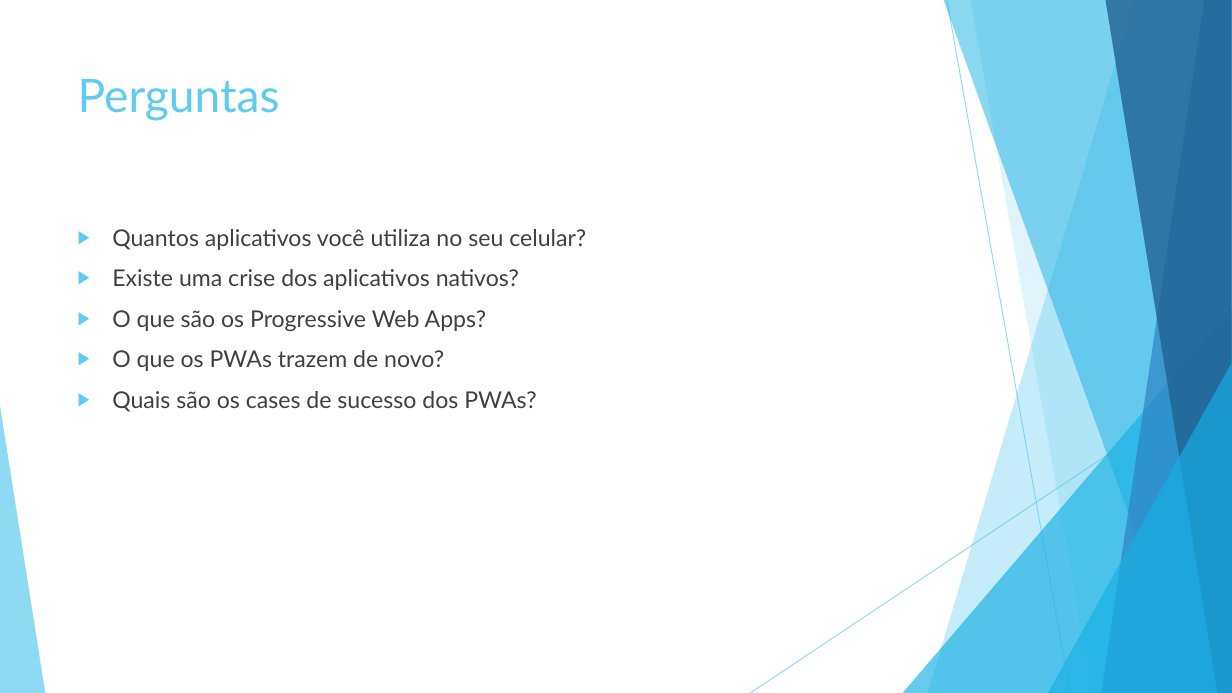
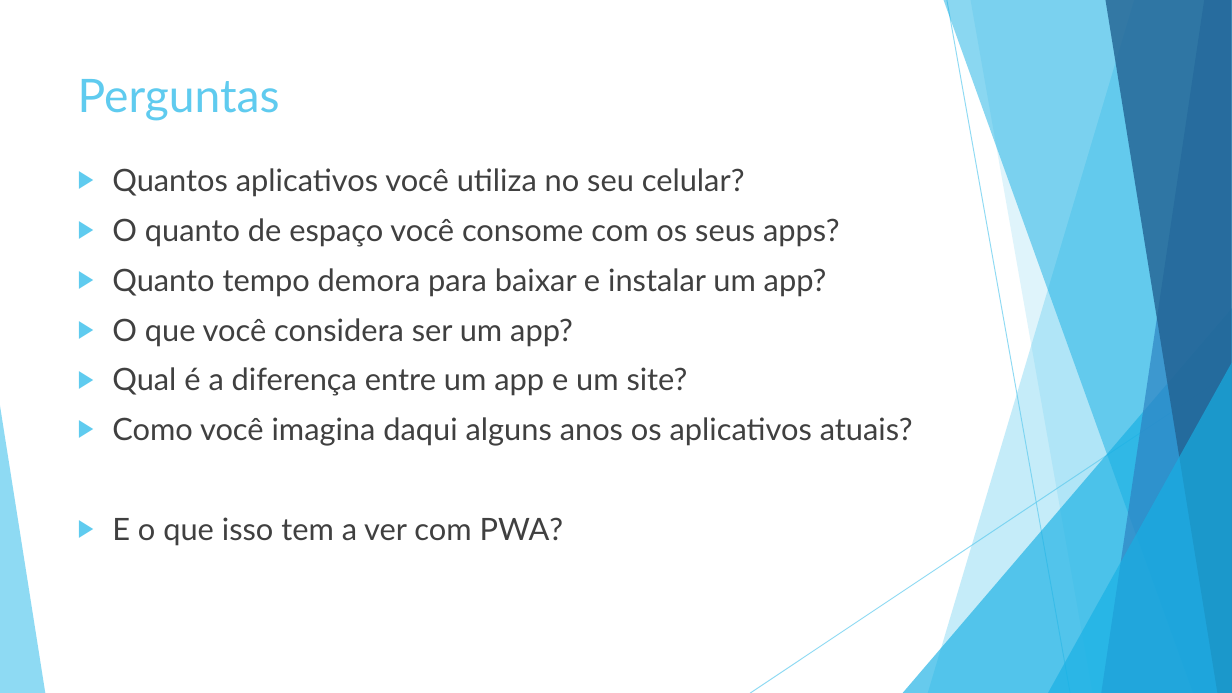
Before and after one commit to juninmd/apresentacao-pwa, a slide deck: slide 3 of apresentacao.pptx (slide 4 before the commit). Drawn at 1232x693 pixels with LibreOffice and Linux fonts; fonts in the diff are those of the drawing. Boxes give left, top, right and bottom in pixels: in the first picture for what was removed or moved away, otherwise in the second. Text is boxed around its words. In the diff, an @@ line names an element or a change of style, - is before the commit and + after.

```diff
--- a/apresentacao.pptx
+++ b/apresentacao.pptx
@@ text "Quantos aplicativos você utiliza no ...": place and size @@
-text "Quantos aplicativos você utiliza no ..." at [112,229,586,412]
+text "Quantos aplicativos você utiliza no ..." at [112,168,913,546]
@@ text at [112,168,745,197]: size 18 to 24 pt in "Quantos aplicativos você utiliza no seu celular?" @@
@@ text at [112,218,913,546]: text changed; size 18 to 24 pt @@
-▶ Existe uma crise dos aplicativos nativos?
-▶ O que são os Progressive Web Apps?
-▶ O que os PWAs trazem de novo?
-▶ Quais são os cases de sucesso dos PWAs?
+▶ O quanto de espaço você consome com os seus apps?
+▶ Quanto tempo demora para baixar e instalar um app?
+▶ O que você considera ser um app?
+▶ Qual é a diferença entre um app e um site?
+▶ Como você imagina daqui alguns anos os aplicativos atuais?
+▶ E o que isso tem a ver com PWA?
```
Also in this commit, not shown: 9 other files.
